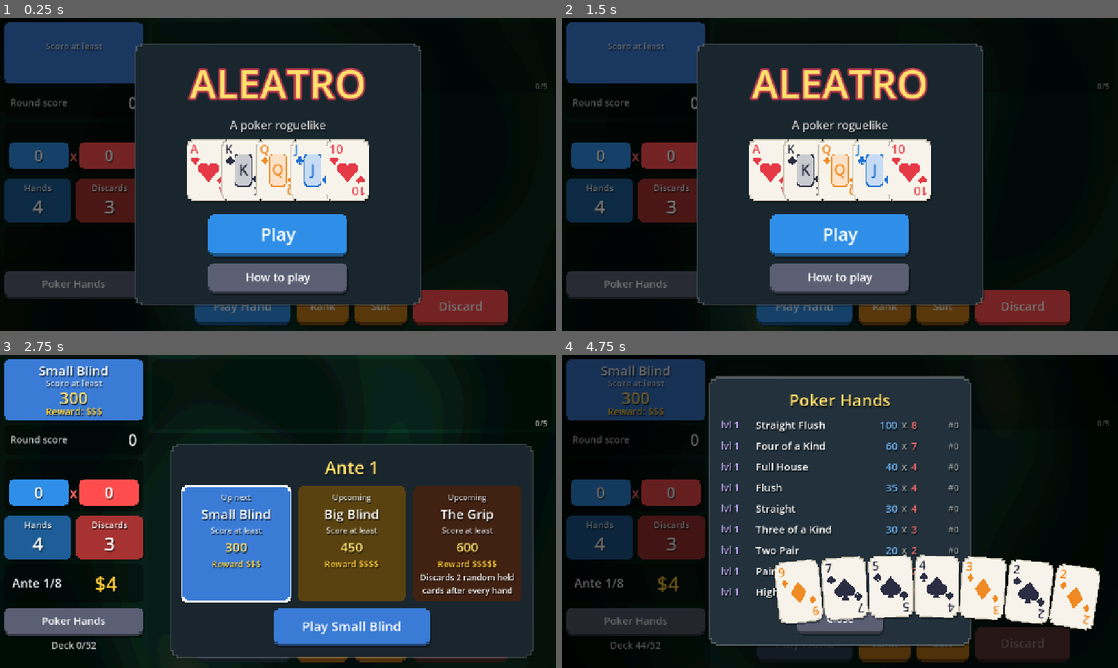
Above: before the commit, frames 1-4 (two rows, left to right).
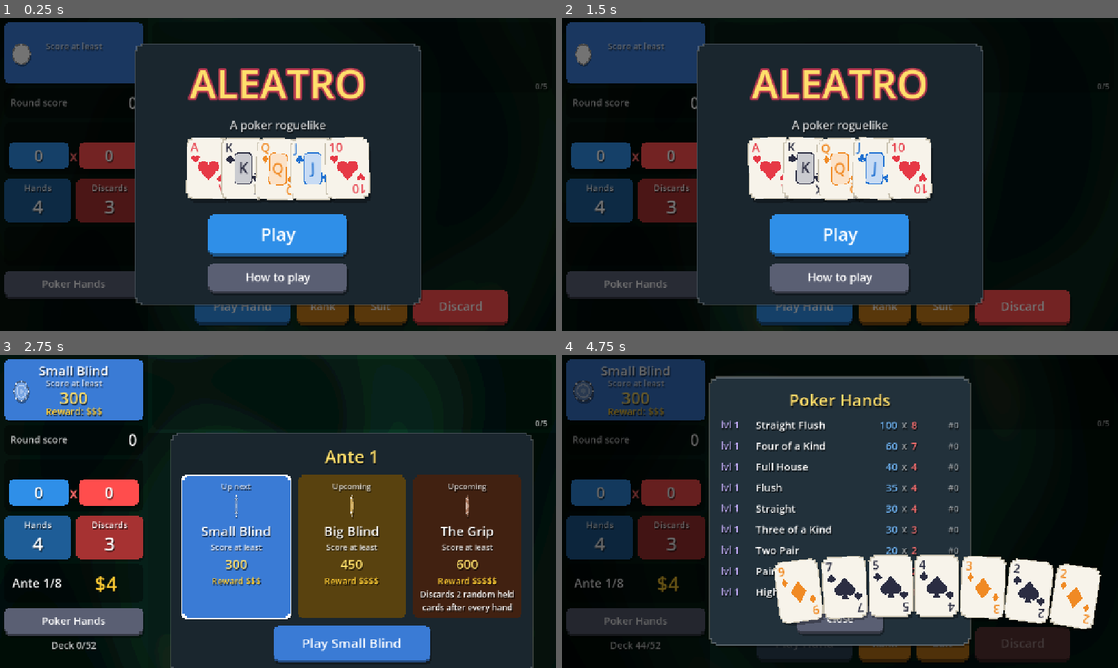
Above: after the commit, the same moments.

Repository: Yassineallach/schoolmaroc
Game: Godot game, scene res://scenes/main.tscn
Same seed, same stepped clock (60 frames per second), same inputs: the game is played once before the commit and once after it.
Inputs:
- Up to frame 1 (0.25 s): no input
- Up to frame 2 (1.5 s): click "Play Hand" at 0.5 s; click "Play Hand" at 1.25 s
- Up to frame 3 (2.75 s): click "Play" at 2 s
- Up to frame 4 (4.75 s): click "Play Small Blind" at 2.75 s; click "Poker Hands" at 3.5 s; click "Rank" at 4.25 s

The runs differ from the first frame. In frame 1, 1.6% of the frame differs, in the area x 2-67%, y 8-59%; in frame 2, 1.6%; in frame 3, 16%, in the area x 2-96%, y 8-100%; in frame 4, 1.3%.

Commit message:
Aleatro: idle float and spinning blind chips
Cards and charms now sway and hover with shadows that grow as they
rise (selected cards float higher). Blinds get a token that spins in
discrete frames at a fixed rate, in the sidebar and on blind select.
Bump to 1.3.0 (4).

Co-Authored-By: Claude Opus 5.5 <noreply@anthropic.com>
Claude-Session: https://claude.ai/code/session_01LZR5ftoCVRtdXjWmfvUKYt

Diff:
--- a/aleatro/project.godot
+++ b/aleatro/project.godot
@@ -6,7 +6,7 @@
 
 config/name="Aleatro"
 config/description="A poker roguelike: build hands, collect charms, beat the blinds."
-config/version="1.2.0"
+config/version="1.3.0"
 run/main_scene="res://scenes/main.tscn"
 config/features=PackedStringArray("4.7", "GL Compatibility")
 boot_splash/bg_color=Color(0.05, 0.12, 0.1, 1)
--- /dev/null
+++ b/aleatro/scripts/anim.gd
@@ -0,0 +1,26 @@
+class_name Anim
+extends RefCounted
+
+## Shared animation clock and the idle "float" used by cards, charms and chips.
+
+const FPS := 10.0  # frame rate for frame-stepped animations
+
+
+static func now() -> float:
+	return Time.get_ticks_msec() / 1000.0
+
+
+## Gentle sway and hover for an object of `size`. `amount` scales the motion
+## (0 = still). Returns the transform to draw the object's face with.
+static func float_xform(size: Vector2, phase: float, amount: float) -> Transform2D:
+	if amount <= 0.0:
+		return Transform2D.IDENTITY
+	var t := now()
+	var angle := 0.035 * amount * sin(2.0 * t + phase)
+	var c := size / 2.0
+	return Transform2D(angle, c + Vector2(0, -3.0 * lift(phase, amount))) * Transform2D(0.0, -c)
+
+
+## How high the object hovers; shadows grow with it.
+static func lift(phase: float, amount: float) -> float:
+	return amount * (1.0 + 0.3 * sin(0.666 * now() + phase * 1.7))
--- /dev/null
+++ b/aleatro/scripts/blind_chip.gd
@@ -0,0 +1,43 @@
+class_name BlindChip
+extends Control
+
+## A spinning, hovering token for a blind. The spin advances in discrete
+## frames at Anim.FPS so it reads like a sprite-sheet animation.
+
+const FRAMES := 12
+
+var color := Color.WHITE
+var _start := Anim.now()
+var _phase := randf() * TAU
+
+
+func _init(c: Color = Color.WHITE, s: float = 56.0) -> void:
+	color = c
+	size = Vector2(s, s)
+	custom_minimum_size = size
+	mouse_filter = Control.MOUSE_FILTER_IGNORE
+
+
+func _process(_delta: float) -> void:
+	if is_visible_in_tree():
+		queue_redraw()
+
+
+func _draw() -> void:
+	var frame := int(floor(Anim.FPS * (Anim.now() - _start))) % FRAMES
+	var squash := maxf(absf(cos(PI * frame / FRAMES)), 0.14)
+	var r := size.x / 2.0 - 4.0
+	var lift := Anim.lift(_phase, 1.0)
+	var c := size / 2.0 + Vector2(0, -2.0 * lift)
+	var face := color if frame < FRAMES / 2 else color.darkened(0.12)
+	draw_set_transform(c + Vector2(2, 4) * lift, 0, Vector2(squash, 1))
+	draw_circle(Vector2.ZERO, r, Color(0, 0, 0, 0.3))
+	draw_set_transform(c, 0, Vector2(squash, 1))
+	draw_circle(Vector2.ZERO, r, face.darkened(0.4))
+	draw_circle(Vector2.ZERO, r * 0.84, face)
+	for i in 8:
+		var a := TAU * i / 8.0
+		draw_circle(Vector2(cos(a), sin(a)) * r * 0.92, r * 0.09, Color(1, 1, 1, 0.85))
+	draw_arc(Vector2.ZERO, r * 0.58, 0, TAU, 24, face.lightened(0.45), 3.0)
+	draw_circle(Vector2.ZERO, r * 0.22, face.lightened(0.3))
+	draw_set_transform(Vector2.ZERO, 0, Vector2.ONE)
--- a/aleatro/scripts/card_view.gd
+++ b/aleatro/scripts/card_view.gd
@@ -9,6 +9,8 @@
 var card: Dictionary
 var selected := false
 var debuffed := false
+var float_amount := 0.5
+var _phase := randf() * TAU
 
 static var _face_box: PixelBox
 static var _select_box: PixelBox
@@ -35,6 +37,11 @@
 		accept_event()
 
 
+func _process(_delta: float) -> void:
+	if float_amount > 0.0 and is_visible_in_tree():
+		queue_redraw()
+
+
 func set_debuffed(v: bool) -> void:
 	debuffed = v
 	queue_redraw()
@@ -42,8 +49,12 @@
 
 func _draw() -> void:
 	var font := ThemeDB.fallback_font
+	var amount := float_amount * (2.0 if selected else 1.0)
+	var base := Anim.float_xform(size, _phase, amount)
+	draw_set_transform_matrix(base)
 	# lifted cards cast a longer shadow
-	_face_box.shadow_offset = Vector2(6, 12) if selected else Vector2(3, 6)
+	var lift := Anim.lift(_phase, amount)
+	_face_box.shadow_offset = (Vector2(6, 12) if selected else Vector2(3, 6)) + Vector2(1, 3) * lift
 	draw_style_box(_face_box, Rect2(Vector2.ZERO, size))
 	if selected:
 		draw_style_box(_select_box, Rect2(Vector2.ZERO, size))
@@ -52,10 +63,10 @@
 	draw_string(font, Vector2(8, 32), label, HORIZONTAL_ALIGNMENT_LEFT, -1, 28, col)
 	draw_suit(self, card.suit, Vector2(20, 48), 18.0, col)
 	# bottom-right mirror
-	draw_set_transform(size, PI, Vector2.ONE)
+	draw_set_transform_matrix(base * Transform2D(PI, size))
 	draw_string(font, Vector2(8, 32), label, HORIZONTAL_ALIGNMENT_LEFT, -1, 28, col)
 	draw_suit(self, card.suit, Vector2(20, 48), 18.0, col)
-	draw_set_transform(Vector2.ZERO, 0, Vector2.ONE)
+	draw_set_transform_matrix(base)
 	if card.rank >= 11 and card.rank <= 13:
 		var inner := PixelBox.new(col.lightened(0.75), 2.0)
 		inner.outline = 2.0
--- a/aleatro/scripts/charm_view.gd
+++ b/aleatro/scripts/charm_view.gd
@@ -10,6 +10,8 @@
 
 var charm_id := ""
 var rune_hand := ""
+var float_amount := 1.0
+var _phase := randf() * TAU
 
 
 func _init(id: String = "", rune: String = "") -> void:
@@ -27,6 +29,11 @@
 		accept_event()
 
 
+func _process(_delta: float) -> void:
+	if float_amount > 0.0 and is_visible_in_tree():
+		queue_redraw()
+
+
 func title() -> String:
 	return "Rune: " + rune_hand if rune_hand != "" else Data.charm_def(charm_id).name
 
@@ -42,7 +49,9 @@
 		var d := Data.charm_def(charm_id)
 		col = Data.RARITY_COLORS[d.rarity]
 		name = d.name
+	draw_set_transform_matrix(Anim.float_xform(size, _phase, float_amount))
 	var sb := PixelBox.new(col, 4.0, 0.0, true)
+	sb.shadow_offset = Vector2(3, 5) + Vector2(1, 3) * Anim.lift(_phase, float_amount)
 	sb.outline = 4.0
 	sb.outline_color = col.lightened(0.35)
 	draw_style_box(sb, Rect2(Vector2.ZERO, size))
--- a/aleatro/scripts/main.gd
+++ b/aleatro/scripts/main.gd
@@ -14,6 +14,7 @@
 var lbl_target: Label
 var lbl_reward: Label
 var blind_box: Panel
+var blind_chip: BlindChip
 var lbl_round_score: Label
 var lbl_ante: Label
 var lbl_money: Label
@@ -153,6 +154,9 @@
 	_place(_label("Score at least", 20, Color(1, 1, 1, 0.8)), blind_box, Vector2(0, 40), Vector2(320, 24))
 	lbl_target = _place(_label("", 38, Color("ffdf6b")), blind_box, Vector2(0, 62), Vector2(320, 44))
 	lbl_reward = _place(_label("", 22, Data.MONEY_COLOR), blind_box, Vector2(0, 104), Vector2(320, 30))
+	blind_chip = BlindChip.new(Color.WHITE, 58.0)
+	blind_chip.position = Vector2(10, 46)
+	blind_box.add_child(blind_chip)
 
 	var score_box := _panel(Vector2(10, 160), Vector2(320, 70), Color(0, 0, 0, 0.35))
 	_place(_label("Round score", 22, Color(1, 1, 1, 0.8), HORIZONTAL_ALIGNMENT_LEFT), score_box, Vector2(14, 0), Vector2(140, 70))
@@ -304,6 +308,7 @@
 	lbl_target.text = Data.fmt(gs.blind_target(shown_idx) if not in_round else gs.target)
 	lbl_reward.text = "Reward: " + "$".repeat(gs.blind_reward(shown_idx))
 	blind_box.add_theme_stylebox_override("panel", _box(gs.blind_color(shown_idx), 3.0, true))
+	blind_chip.color = gs.blind_color(shown_idx).lightened(0.3)
 	var boss := gs.blind_idx == 2
 	bg_mat.set_shader_parameter("base_a", gs.boss_hex.color.darkened(0.45) if boss else Color(0.09, 0.30, 0.22))
 	bg_mat.set_shader_parameter("base_b", gs.boss_hex.color.darkened(0.8) if boss else Color(0.04, 0.15, 0.12))
@@ -445,6 +450,7 @@
 	for i in 5:
 		var cv := CardView.new({"rank": [14, 13, 12, 11, 10][i], "suit": [1, 0, 3, 2, 1][i], "id": -1})
 		cv.mouse_filter = Control.MOUSE_FILTER_IGNORE
+		cv.float_amount = 1.2
 		cv.rotation_degrees = (i - 2) * 6
 		cards.add_child(cv)
 	vb.add_child(cards)
@@ -515,6 +521,7 @@
 		elif current:
 			state = "Up next"
 		inner.add_child(_label(state, 18, Color(1, 1, 1, 0.75)))
+		inner.add_child(_center(BlindChip.new(col.lightened(0.3), 60.0)))
 		inner.add_child(_label(gs.blind_name(i), 30))
 		inner.add_child(_label("Score at least", 18, Color(1, 1, 1, 0.8)))
 		inner.add_child(_label(Data.fmt(gs.blind_target(i)), 30, Color("ffdf6b")))
Not shown, changed: aleatro/export_presets.cfg
Not shown, added: aleatro/scripts/anim.gd.uid
Not shown, added: aleatro/scripts/blind_chip.gd.uid
